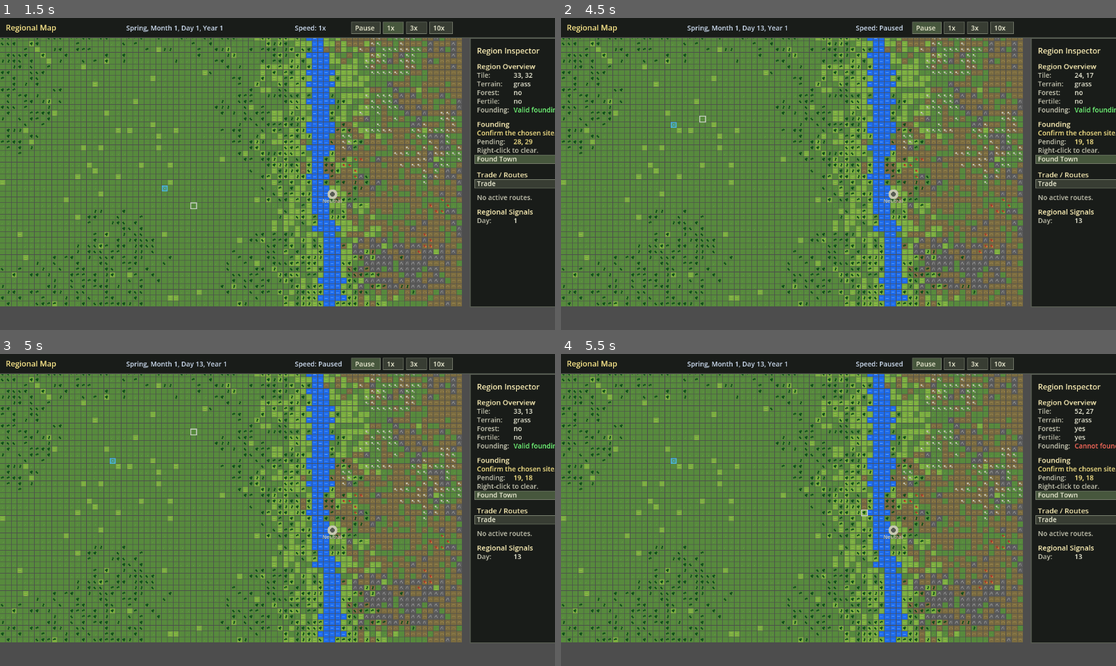
Above: before the commit, frames 1-4 (two rows, left to right).
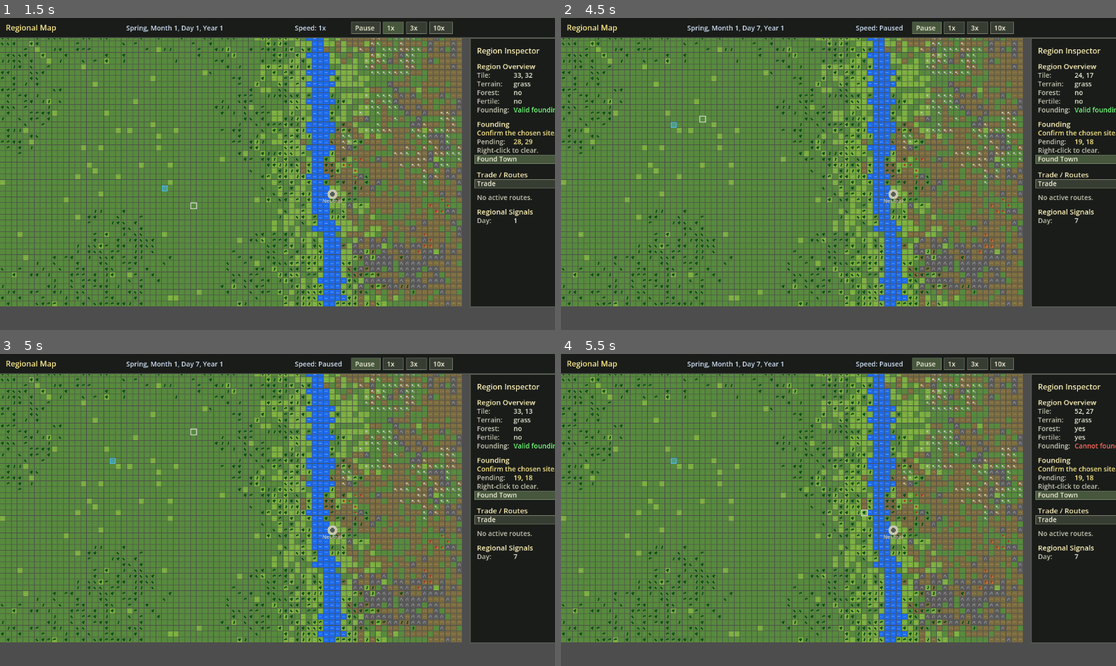
Above: after the commit, the same moments.

Repository: StevenVC-P/new-game-project
Game: Godot game, scene res://scenes/main.tscn
Same seed, same stepped clock (60 frames per second), same inputs: the game is played once before the commit and once after it.
Inputs (mouse positions are in pixels of both pictures, inside the frame that each line leads up to):
- Up to frame 1 (1.5 s): tap Enter at 0.5 s; move the mouse to (399, 158) at 0.52 s; hold W 0.53-1.25 s; tap 1 at 0.6 s; click (399, 158) at 0.67 s; tap Space at 0.77, 1.25 s; drag from (166, 189) to (249, 236) at 1.27 s
- Up to frame 2 (4.5 s): tap Enter at 2, 3.5 s; move the mouse to (894, 105) at 2.02 s; hold W 2.03-2.75 s; tap 3 at 2.1 s; tap Space at 2.75, 3.77, 4.25 s; drag from (810, 236) to (672, 127) at 2.77 s; move the mouse to (1005, 220) at 3.52 s; tap 4 at 3.6 s; drag from (672, 127) to (755, 96) at 4.27 s
- Up to frame 3 (5 s): no input
- Up to frame 4 (5.5 s): move the mouse to (866, 510) at 5.02 s; tap 6 at 5.1 s; click (866, 510) at 5.17 s

Frame 1 is identical in both runs. In frame 2, less than 0.1% of the frame differs, in the area x 35-94%, y 2-66%; in frame 3, less than 0.1%; in frame 4, less than 0.1%.

Commit message:
feat: founding farmer, slower clock, pause on founding, 60-day upkeep grace
Owner decisions (2026-10-20):
- Every founding includes at least one family called to the soil, since farms are the only food source; everything else about founders stays random. Sensible-opening survival 17/20 -> 19/20.
- A month takes a minute at 1x (2 s per game day, 12 min per year).
- A newly founded town starts paused.
- New buildings need no tools for 60 days (was 20), giving about 3 minutes at 1x to get a toolmaker running. Measured toolmaker deadlines at 20/60/90 days of grace recorded in docs/IMPLEMENTATION_ROADMAP.md.

The opening check can now run a subset of build orders (-- <name filter>) and reports when tools first ran out. Pacing tables updated. All tests and validate_project.ps1 pass.

Co-Authored-By: Claude Opus 5.5 <noreply@anthropic.com>

Diff:
--- a/scripts/domain/city.gd
+++ b/scripts/domain/city.gd
@@ -159,6 +159,24 @@
 		var household: Household = Household.new(household_index, -1, WORK_PREF_NEUTRAL, STARTING_HOUSEHOLD_POPULATION, Household.RESIDENCE_TEMPORARY)
 		seed_starter_household_lifecycle(household, rng.randi_range(0, FOUNDING_LIFE_STAGE_SHAPES - 1))
 		households.append(household)
+	ensure_founding_farmer(rng)
+
+# Farms are the only food source, so every founding includes at least one family called to the
+# soil (owner decision 2026-10-20). Everything else about the founders stays random.
+func ensure_founding_farmer(rng: RandomNumberGenerator):
+	if households.is_empty():
+		return
+	for household: Household in households:
+		if CultureValuesScript.has_value(household.values, "soil"):
+			return
+
+	var farmer: Household = households[rng.randi_range(0, households.size() - 1)]
+	var callings: Array = (farmer.values[CultureValuesScript.CATEGORY_CALLING] as Array).duplicate()
+	callings[rng.randi_range(0, callings.size() - 1)] = "soil"
+	var profile: Dictionary = farmer.values.duplicate(true)
+	profile[CultureValuesScript.CATEGORY_CALLING] = callings
+	farmer.set_values(profile)
+	farmer.family_trade = HouseholdMigrationScript.get_family_trade_for_calling(farmer.values)
 
 # `shape_index` picks the family's life stage and children (0-3; 4 is an old couple).
 func seed_starter_household_lifecycle(household: Household, shape_index: int):
--- a/scripts/domain/economy_balance.gd
+++ b/scripts/domain/economy_balance.gd
@@ -30,7 +30,9 @@
 const PEOPLE_FED_PER_FOOD: int = 2
 
 # --- Upkeep: every interval a workplace consumes tools, or loses condition without them ---
-const MAINTENANCE_GRACE_DAYS: int = 20
+# New buildings need no tools for this long. 60 days gives about 3 minutes at 1x to get a
+# toolmaker running (owner decision 2026-10-20; measured in docs/IMPLEMENTATION_ROADMAP.md).
+const MAINTENANCE_GRACE_DAYS: int = 60
 const MAINTENANCE_TOOL_COST: int = 1
 const MAINTENANCE_INTERVAL_DAYS: Dictionary = {
 	"farm": 24,
--- a/scripts/main.gd
+++ b/scripts/main.gd
@@ -383,6 +383,8 @@
 	current_view = VIEW_CITY
 	hovered_tile = Vector2i(-1, -1)
 	hovered_city_index = -1
+	# A new town starts paused so the player can plan the first buildings before time runs.
+	simulation_clock.pause()
 	queue_redraw()
 	return true
 
--- a/scripts/simulation/simulation_clock.gd
+++ b/scripts/simulation/simulation_clock.gd
@@ -2,7 +2,8 @@
 extends RefCounted
 
 const SPEED_PAUSED: String = "Paused"
-const DEFAULT_DAY_SECONDS_AT_1X: float = 1.0
+# 2 seconds per day at 1x: a month is a minute, a year 12 minutes (owner decision 2026-10-20).
+const DEFAULT_DAY_SECONDS_AT_1X: float = 2.0
 
 var speed_options: Array[Dictionary] = [
 	{"label": "1x", "multiplier": 1.0},
--- a/tests/culture_values_validation.gd
+++ b/tests/culture_values_validation.gd
@@ -69,6 +69,15 @@
 			for calling in household.values[CultureValuesScript.CATEGORY_CALLING]:
 				seen_callings[calling] = true
 	_check(seen_callings.size() >= 8, "founding callings should vary across games, saw " + str(seen_callings.keys()))
+	for game_seed in range(1, 41):
+		var town = CityScript.new("Seed Town", Vector2(3, 4), CityScript.ROLE_PLAYER, 4, game_seed)
+		var has_farmer: bool = false
+		for household: Household in town.households:
+			has_farmer = has_farmer or CultureValuesScript.has_value(household.values, "soil")
+			_check(CultureValuesScript.is_valid_profile(household.values), "founder profiles should stay valid after the farmer guarantee")
+			if CultureValuesScript.has_value(household.values, "soil"):
+				_check(household.family_trade == "farming", "a founder called to the soil should farm")
+		_check(has_farmer, "every founding should include a family called to the soil (seed " + str(game_seed) + ")")
 	var first = CityScript.new("Seed Town", Vector2(10, 10), CityScript.ROLE_PLAYER, 4, 77)
 	var again = CityScript.new("Seed Town", Vector2(10, 10), CityScript.ROLE_PLAYER, 4, 77)
 	_check(str(first.households[0].values) == str(again.households[0].values), "the same game seed should found the same families")
--- a/tests/founding_city_validation.gd
+++ b/tests/founding_city_validation.gd
@@ -58,6 +58,7 @@
 	_check(main.pending_founding_tile == Vector2i(-1, -1), "pending founding tile should clear after founding")
 	_check(main.selected_city_index == 1, "founded city should become selected city")
 	_check(main.current_view == MainScript.VIEW_CITY, "founding should enter city view")
+	_check(main.simulation_clock.is_paused, "a newly founded town should start paused")
 	main.free()
 
 func test_second_player_city_is_prevented() -> void:
--- a/tests/sim/opening_check.gd
+++ b/tests/sim/opening_check.gd
@@ -4,6 +4,7 @@
 # founding families and values) under several build orders, good and bad, plays two years, and
 # reports which towns got off the ground and why the others did not.
 # Run: <godot> --headless --path . --script res://tests/sim/opening_check.gd   (filter for [OPEN])
+# Only some build orders: add  -- toolmaker  (runs scenarios whose name contains "toolmaker").
 #
 # A town is "off the ground" at the end of year 2 when every family is housed, it had no food
 # shortage in the last 90 days, and it still has at least its 4 founding families.
@@ -15,6 +16,7 @@
 const EconomyBalanceScript = preload("res://scripts/domain/economy_balance.gd")
 const HouseholdMigrationScript = preload("res://scripts/domain/household_migration.gd")
 const CultureValuesScript = preload("res://scripts/domain/culture_values.gd")
+const SimulationClockScript = preload("res://scripts/simulation/simulation_clock.gd")
 
 const SITES: int = 20
 const DAYS: int = 720
@@ -33,6 +35,10 @@
 	{"name": "spend_all_before_woodcutter", "prebuild": ["house", "farm", "house", "farm", "house*", "farm*"], "not_before": {"woodcutter": 9999}},
 	{"name": "woodcutter_day_60", "not_before": {"woodcutter": 60}},
 	{"name": "woodcutter_day_120", "not_before": {"woodcutter": 120}},
+	{"name": "toolmaker_day_60", "not_before": {"toolmaker": 60}},
+	{"name": "toolmaker_day_90", "not_before": {"toolmaker": 90}},
+	{"name": "toolmaker_day_120", "not_before": {"toolmaker": 120}},
+	{"name": "toolmaker_day_150", "not_before": {"toolmaker": 150}},
 	{"name": "toolmaker_day_180", "not_before": {"toolmaker": 180}},
 	{"name": "toolmaker_day_365", "not_before": {"toolmaker": 365}},
 	{"name": "never_toolmaker", "never": ["toolmaker"]},
@@ -48,7 +54,10 @@
 	_report("balance: food %.1f, wood %.1f, tools %.1f per day; start %d food, %d wood, %d tools" % [
 		EconomyBalanceScript.FARM_FOOD_PER_DAY, EconomyBalanceScript.WOODCUTTER_WOOD_PER_DAY, EconomyBalanceScript.TOOLMAKER_TOOLS_PER_DAY,
 		EconomyBalanceScript.STARTING_FOOD, EconomyBalanceScript.STARTING_WOOD, EconomyBalanceScript.STARTING_TOOLS])
+	var only: Array = OS.get_cmdline_user_args()
 	for scenario: Dictionary in SCENARIOS:
+		if not only.is_empty() and not str(scenario["name"]).contains(str(only[0])):
+			continue
 		_run_scenario(scenario)
 	quit()
 
@@ -58,9 +67,12 @@
 	var smallest: Dictionary = {}
 	var largest: Dictionary = {}
 	var total_people: int = 0
+	var tools_out_days: Array[int] = []
 	for site in range(SITES):
 		var result: Dictionary = _play(scenario, Vector2(5 + site * 3, 7 + site * 2))
 		total_people += int(result["population"])
+		if int(result["tools_out_day"]) >= 0:
+			tools_out_days.append(int(result["tools_out_day"]))
 		if result["off_the_ground"]:
 			made_it += 1
 		for reason: String in result["reasons"]:
@@ -78,6 +90,10 @@
 	_report("%-28s %2d/%d off the ground | avg people %.0f (smallest %d, largest %d) | problems: %s" % [
 		scenario["name"], made_it, SITES, float(total_people) / SITES, int(smallest["population"]), int(largest["population"]), reason_text])
 	_report("    smallest town founders: %s | largest: %s" % [smallest["founders"], largest["founders"]])
+	if not tools_out_days.is_empty():
+		tools_out_days.sort()
+		_report("    tools ran out in %d towns, earliest day %d (%.1f min at 1x)" % [
+			tools_out_days.size(), tools_out_days[0], float(tools_out_days[0]) * SimulationClockScript.DEFAULT_DAY_SECONDS_AT_1X / 60.0])
 
 func _play(scenario: Dictionary, site: Vector2) -> Dictionary:
 	var city = CityScript.new("Player Town", site, CityScript.ROLE_PLAYER, 4)
@@ -94,6 +110,7 @@
 	var low_wood_streak: int = 0
 	var stuck_on_wood: bool = false
 	var ran_out_of_tools: bool = false
+	var tools_out_day: int = -1
 	for day in range(DAYS):
 		var month_before: int = calendar.current_month
 		var season_before: String = calendar.get_current_season()
@@ -107,6 +124,8 @@
 			last_shortage_day = day
 		if day > 30 and int(city.resources["tools"]) == 0:
 			ran_out_of_tools = true
+			if tools_out_day < 0:
+				tools_out_day = day
 		if day % POLICY_INTERVAL_DAYS == 0 and day >= int(scenario.get("idle_until", 0)):
 			var wanted: String = _choose_build(city, scenario, day)
 			if wanted == "":
@@ -138,6 +157,7 @@
 		"off_the_ground": all_housed and fed and city.households.size() >= 4,
 		"reasons": reasons,
 		"population": city.get_total_population(),
+		"tools_out_day": tools_out_day,
 		"founders": founders
 	}
 
Not shown, changed: docs/GAME_VISION.md
Not shown, changed: docs/IMPLEMENTATION_ROADMAP.md
Not shown, changed: docs/SETTLEMENT_GROWTH_SCALE_MODEL.md
